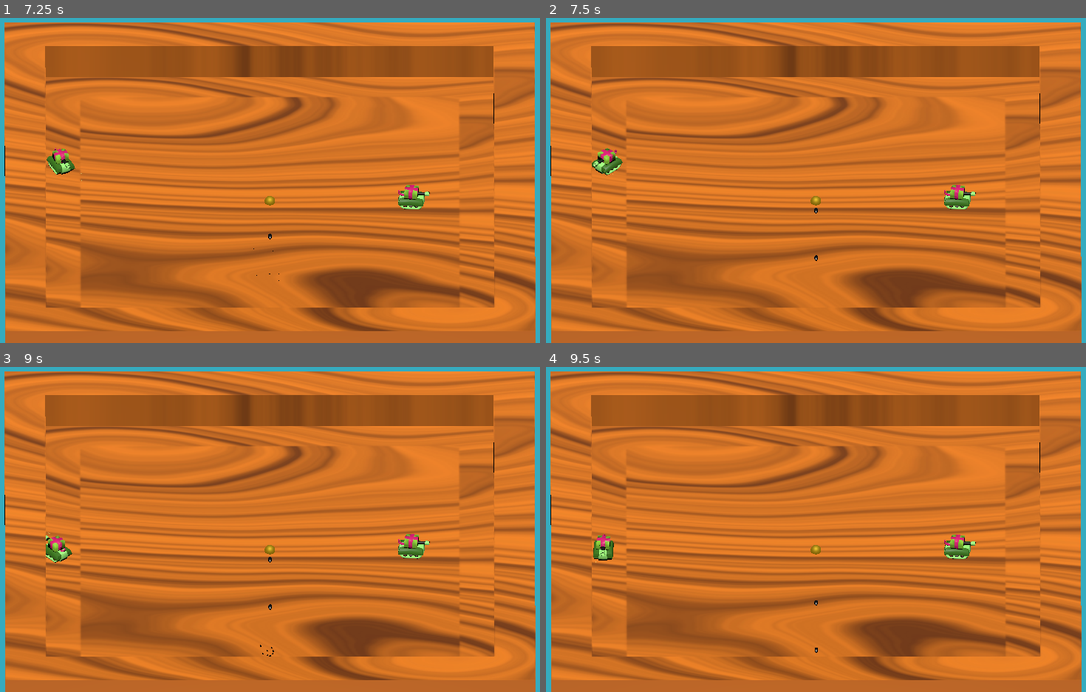
Above: before the commit, frames 1-4 (two rows, left to right).
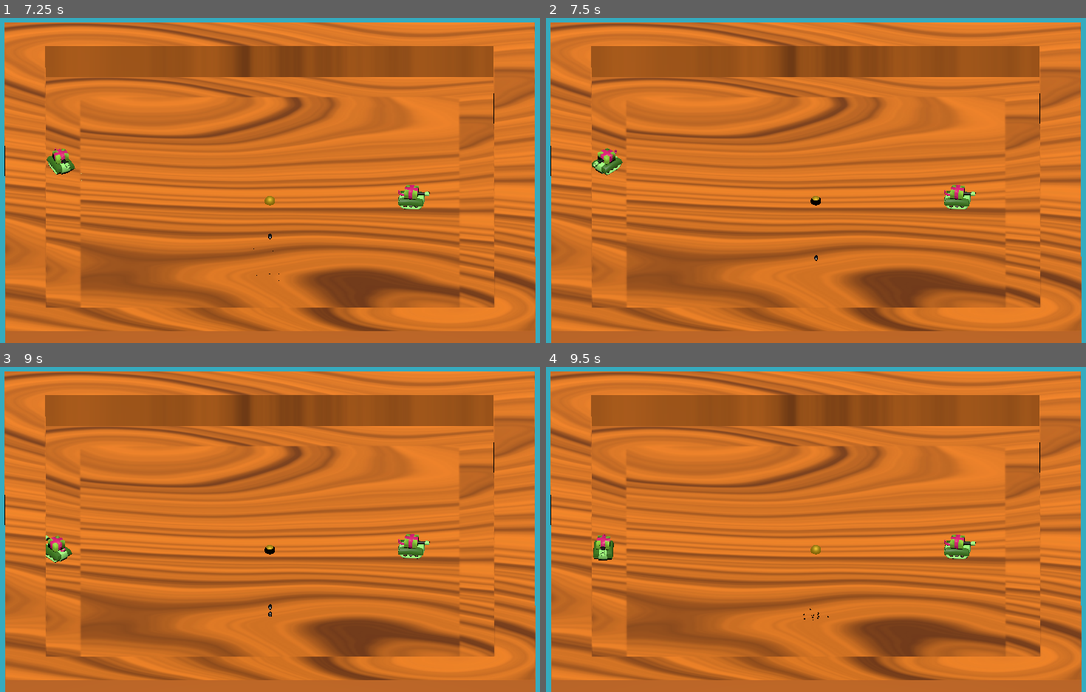
Above: after the commit, the same moments.

Repository: 127AshleyButler/GunGoblin
Game: Godot game, scene res://scenes/tanks/tank_level_basic.tscn
Two runs of this game, one before a commit and one after it. Both use one fixed random seed, a clock stepped at 60 frames per second and the inputs below. Sound files missing from this copy of the repository are replaced by a short silence.
Inputs (mouse positions are in pixels of both pictures, inside the frame that each line leads up to):
- Up to frame 1 (7.25 s): tap Enter (ui_accept) at 0.5 s; move the mouse to (399, 161) at 0.52 s; hold Right (move_right) 0.53-1.28 s; hold S (lay_mine) 0.53-1.28 s; tap Up (jump) at 0.77, 1.52, 3.02, 3.77, 4.52, 6.02, 6.77 s; tap Space (shoot) at 0.8, 1.35, 6.8 s; move the mouse to (151, 193) at 1.27 s; hold Down (move_down) 1.28-2.03 s; tap S (lay_mine) at 1.55, 2.85, 4.35, 6.05 s; move the mouse to (329, 105) at 2.02 s; hold Space (shoot) 2.03-2.78 s; hold Right (move_right) 2.03-3.53 s; tap Shift (dive) at 2.1, 5.85 s; move the mouse to (237, 242) at 2.77 s; move the mouse to (448, 226) at 3.52 s; hold Space (shoot) 3.53-4.28 s; hold Left (move_left) 3.53-5.03 s; move the mouse to (91, 128) at 4.27 s; move the mouse to (297, 177) at 5.02 s; hold Down (move_down) 5.03-5.78 s; hold Space (shoot) 5.03-5.78 s; move the mouse to (178, 92) at 5.77 s; hold Right (move_right) from 5.78 s (still down); move the mouse to (399, 161) at 6.52 s; hold S (lay_mine) from 6.53 s (still down)
- Up to frame 2 (7.5 s): keep holding Right (move_right); move the mouse to (697, 193) at 7.27 s; release S (lay_mine) at 7.28 s; tap Space (shoot) at 7.35 s
- Up to frame 3 (9 s): tap Up (jump) at 7.52 s; tap S (lay_mine) at 7.55 s; move the mouse to (329, 454) at 8.02 s; release Right (move_right) at 8.03 s; hold Down (move_down) 8.03-8.78 s; hold S (lay_mine) 8.03-8.78 s; tap Space (shoot) at 8.3, 8.85 s; move the mouse to (237, 591) at 8.77 s; hold Left (move_left) from 8.78 s (still down)
- Up to frame 4 (9.5 s): keep holding Left (move_left); tap Up (jump) at 9.02 s; tap S (lay_mine) at 9.05 s

Frame 1 is identical in both runs. In frame 2, less than 0.1% of the frame differs, in the area x 10-51%, y 47-61%; in frame 3, less than 0.1%, in the area x 8-51%, y 50-90%; in frame 4, less than 0.1%.

Commit message:
Mines now have a small delay before exploding

Diff:
--- a/Gun Goblin - A Point and Klik Adventure/project.godot
+++ b/Gun Goblin - A Point and Klik Adventure/project.godot
@@ -42,6 +42,7 @@
 debug_reload={
 "deadzone": 0.5,
 "events": [null, Object(InputEventKey,"resource_local_to_scene":false,"resource_name":"","device":-1,"window_id":0,"alt …(188 unchanged characters)…
+, Object(InputEventJoypadButton,"resource_local_to_scene":false,"resource_name":"","device":-1,"button_index":4,"pressure":0.0,"pressed":true,"script":null)
 ]
 }
 move_left={
@@ -108,6 +109,7 @@
 "deadzone": 0.5,
 "events": [Object(InputEventJoypadMotion,"resource_local_to_scene":false,"resource_name":"","device":-1,"axis":5,"axis_value":1.0,"script":null)
 , Object(InputEventJoypadButton,"resource_local_to_scene":false,"resource_name":"","device":-1,"button_index":0,"pressure":0.0,"pressed":true,"script":null)
+, Object(InputEventJoypadButton,"resource_local_to_scene":false,"resource_name":"","device":-1,"button_index":10,"pressure":0.0,"pressed":true,"script":null)
 ]
 }
 lay_mine={
@@ -118,6 +120,7 @@
 lay_mine2={
 "deadzone": 0.5,
 "events": [Object(InputEventJoypadMotion,"resource_local_to_scene":false,"resource_name":"","device":-1,"axis":4,"axis_value":1.0,"script":null)
+, Object(InputEventJoypadButton,"resource_local_to_scene":false,"resource_name":"","device":-1,"button_index":9,"pressure":0.0,"pressed":true,"script":null)
 ]
 }
 
--- a/Gun Goblin - A Point and Klik Adventure/scenes/tanks/tank_driver.tscn
+++ b/Gun Goblin - A Point and Klik Adventure/scenes/tanks/tank_driver.tscn
@@ -243,6 +243,7 @@
 bullet_scene = ExtResource("2_umt7d")
 mine_scene = ExtResource("3_w853r")
 shooting_delay = 0.15
+max_concurrent_mines = 99
 
 [node name="CollisionShape3D" type="CollisionShape3D" parent="."]
 transform = Transform3D(1, 0, 0, 0, -4.37114e-08, -1, 0, 1, -4.37114e-08, 0, 0.986716, 0)
--- a/Gun Goblin - A Point and Klik Adventure/scenes/tanks/tank_mine.tscn
+++ b/Gun Goblin - A Point and Klik Adventure/scenes/tanks/tank_mine.tscn
@@ -23,6 +23,12 @@
 height = 1.0
 radial_segments = 10
 rings = 3
+
+[sub_resource type="StandardMaterial3D" id="StandardMaterial3D_jr71l"]
+albedo_color = Color(0.882353, 0.0784314, 0.141176, 1)
+roughness = 0.15
+emission = Color(1, 0, 0, 1)
+emission_energy_multiplier = 1.25
 
 [sub_resource type="AudioStreamRandomizer" id="AudioStreamRandomizer_6bqll"]
 random_pitch = 1.54
@@ -158,10 +164,66 @@
 "update": 1,
 "values": [false]
 }
+tracks/7/type = "scale_3d"
+tracks/7/imported = false
+tracks/7/enabled = true
+tracks/7/path = NodePath("Hurtbox/Model")
+tracks/7/interp = 1
+tracks/7/loop_wrap = true
+tracks/7/keys = PackedFloat32Array(0, 1, 2.58354, 2.58354, 2.58354, 1, 1, 3.6, 3.6, 3.6)
+tracks/8/type = "value"
+tracks/8/imported = false
+tracks/8/enabled = true
+tracks/8/path = NodePath("Primed:playing")
+tracks/8/interp = 1
+tracks/8/loop_wrap = true
+tracks/8/keys = {
+"times": PackedFloat32Array(0, 0.1, 0.3),
+"transitions": PackedFloat32Array(1, 1, 1),
+"update": 1,
+"values": [true, true, true]
+}
+tracks/9/type = "value"
+tracks/9/imported = false
+tracks/9/enabled = true
+tracks/9/path = NodePath("Primed:pitch_scale")
+tracks/9/interp = 1
+tracks/9/loop_wrap = true
+tracks/9/keys = {
+"times": PackedFloat32Array(0),
+"transitions": PackedFloat32Array(1),
+"update": 0,
+"values": [1.4]
+}
+tracks/10/type = "value"
+tracks/10/imported = false
+tracks/10/enabled = true
+tracks/10/path = NodePath("AnimationPlayer:current_animation")
+tracks/10/interp = 1
+tracks/10/loop_wrap = true
+tracks/10/keys = {
+"times": PackedFloat32Array(1),
+"transitions": PackedFloat32Array(1),
+"update": 1,
+"values": [&"destroy"]
+}
+tracks/11/type = "value"
+tracks/11/imported = false
+tracks/11/enabled = true
+tracks/11/path = NodePath("Hurtbox/Model:surface_material_override/0")
+tracks/11/interp = 1
+tracks/11/loop_wrap = true
+tracks/11/keys = {
+"times": PackedFloat32Array(0),
+"transitions": PackedFloat32Array(1),
+"update": 1,
+"values": [SubResource("StandardMaterial3D_jr71l")]
+}
 
 [sub_resource type="Animation" id="Animation_qsfl3"]
 resource_name = "destroy"
 length = 5.0
+step = 0.05
 tracks/0/type = "method"
 tracks/0/imported = false
 tracks/0/enabled = true
@@ -241,7 +303,7 @@
 tracks/6/interp = 1
 tracks/6/loop_wrap = true
 tracks/6/keys = {
-"times": PackedFloat32Array(0, 0.1),
+"times": PackedFloat32Array(0.05, 0.15),
 "transitions": PackedFloat32Array(1, 1),
 "update": 1,
 "values": [true, false]
@@ -253,7 +315,7 @@
 tracks/7/interp = 1
 tracks/7/loop_wrap = true
 tracks/7/keys = {
-"times": PackedFloat32Array(0, 0.1),
+"times": PackedFloat32Array(0.05, 0.15),
 "transitions": PackedFloat32Array(1, 1),
 "update": 1,
 "values": [true, false]
@@ -792,6 +854,18 @@
 "update": 1,
 "values": [&"idle"]
 }
+tracks/11/type = "value"
+tracks/11/imported = false
+tracks/11/enabled = true
+tracks/11/path = NodePath("Primed:pitch_scale")
+tracks/11/interp = 1
+tracks/11/loop_wrap = true
+tracks/11/keys = {
+"times": PackedFloat32Array(0),
+"transitions": PackedFloat32Array(1),
+"update": 0,
+"values": [1.2]
+}
 
 [sub_resource type="AnimationLibrary" id="AnimationLibrary_r24o5"]
 _data = {
@@ -836,6 +910,7 @@
 visible = false
 mesh = SubResource("CapsuleMesh_jlwof")
 skeleton = NodePath("../..")
+surface_material_override/0 = SubResource("StandardMaterial3D_jr71l")
 
 [node name="Shadow" type="Decal" parent="Hurtbox/Model"]
 transform = Transform3D(1.19733, 0, 0, 0, 3.47701, 0, 0, 0, 1.19733, 0, -3.97591, 0)
@@ -854,7 +929,7 @@
 stream = SubResource("AudioStreamRandomizer_28wvx")
 volume_db = -10.537
 max_db = 2.81
-pitch_scale = 1.2
+pitch_scale = 1.4
 
 [node name="Explosion" type="AudioStreamPlayer3D" parent="."]
 transform = Transform3D(0.814113, 0, 0, 0, 0.814113, 0, 0, 0, 0.814113, 0, 0, 0)
@@ -890,6 +965,7 @@
 collision_mask = 15
 
 [node name="CollisionShape3D" type="CollisionShape3D" parent="ExplosionRadius"]
+transform = Transform3D(0.95, 0, 0, 0, 0.95, 0, 0, 0, 0.95, 0, 0, 0)
 shape = SubResource("SphereShape3D_rpari")
 
 [node name="MeshInstance3D" type="MeshInstance3D" parent="ExplosionRadius"]
--- a/Gun Goblin - A Point and Klik Adventure/scripts/tanks/tank_driver.gd
+++ b/Gun Goblin - A Point and Klik Adventure/scripts/tanks/tank_driver.gd
@@ -8,9 +8,9 @@
 ## How much time a shot needs to be charged until it upgrades to the next tier
 @export_range(0, 3, 0.01, "or_greater", "or_less") var charge_tier_increment_time = 1
 ## The total number of active bullets this tank can have at once
-@export_range(1, 10, 1, "or_greater", "or_less") var max_concurrent_bullets = 5
+@export_range(1, 99, 1, "or_greater", "or_less") var max_concurrent_bullets = 5
 ## The total number of active mines this tank can have at once
-@export_range(1, 10, 1, "or_greater", "or_less") var max_concurrent_mines = 3
+@export_range(1, 99, 1, "or_greater", "or_less") var max_concurrent_mines = 3
 ## The string representing which player controls this. "" For player 1, "2" for player 2, "3" for player 3, etc.
 @export var player_string = ""
 
@@ -79,6 +79,7 @@
 
 func handle_shooting():
 	if (bullet_count >= max_concurrent_bullets):
+		$Charging.emitting = false
 		return
 	if (current_shooting_delay > 0):
 		return
@@ -95,6 +96,7 @@
 
 func handle_mine_laying():
 	if (mine_count >= max_concurrent_mines):
+		$Charging.emitting = false
 		return
 	if (current_shooting_delay > 0):
 		return
--- a/Gun Goblin - A Point and Klik Adventure/scripts/tanks/tank_mine.gd
+++ b/Gun Goblin - A Point and Klik Adventure/scripts/tanks/tank_mine.gd
@@ -4,6 +4,7 @@
 ## How long after placement until the mine will detect tanks driving over it
 @export_range(0, 20, 0.5, "or_greater", "or_less") var mine_activation_time = 1
 var mine_active = false
+var mine_about_to_explode = false
 var airborne = true
 const SPEED = 6.0
 var charge_tier = 0
@@ -31,24 +32,32 @@
 
 	var collision = move_and_collide(velocity * delta)
 
-	if collision:
+	if collision and not mine_about_to_explode:
 		airborne = false
 		$ActivationTimer.start()
 		$AnimationPlayer.play("landing")
 
 func hit():
-	$AnimationPlayer.play("destroy")
+	$AnimationPlayer.speed_scale = 1.75
+	get_ready_to_explode()
+
+func get_ready_to_explode():
+	if mine_about_to_explode:
+		return
+	$AnimationPlayer.play("blinking")
+	mine_about_to_explode = true
 
 func _on_detection_radius_body_entered(body):
 	if mine_active:
-		$AnimationPlayer.play("destroy")
+		get_ready_to_explode()
 
 func _on_activation_timer_timeout():
 	if mine_active:
 		return
 	mine_active = true
 	$DetectionRadius.monitoring = true
-	$AnimationPlayer.play("priming")
+	if not mine_about_to_explode:
+		$AnimationPlayer.play("priming")
 
 func _on_explosion_radius_body_entered(body):
 	if body.has_method("hit"):
Not shown: 1 places in Gun Goblin - A Point and Klik Adventure/scenes/tanks/tank_mine.tscn that only renumber resources
